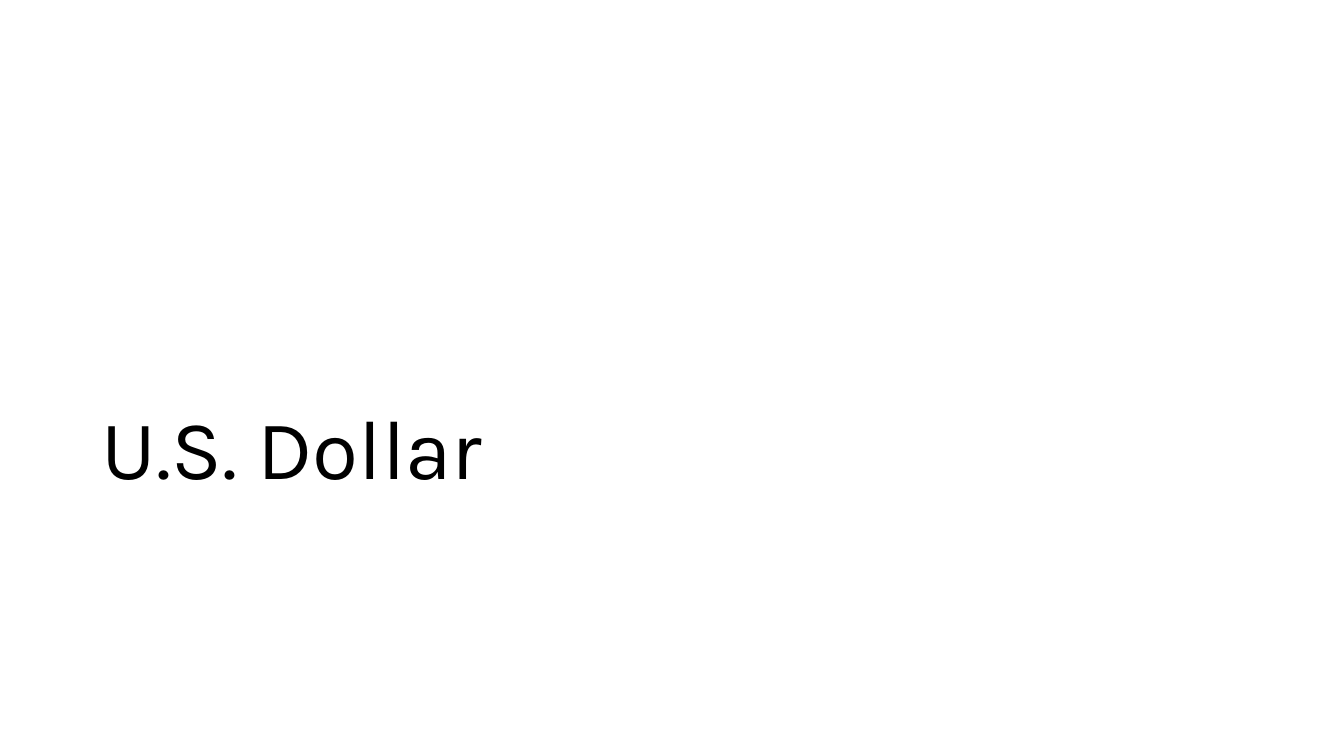
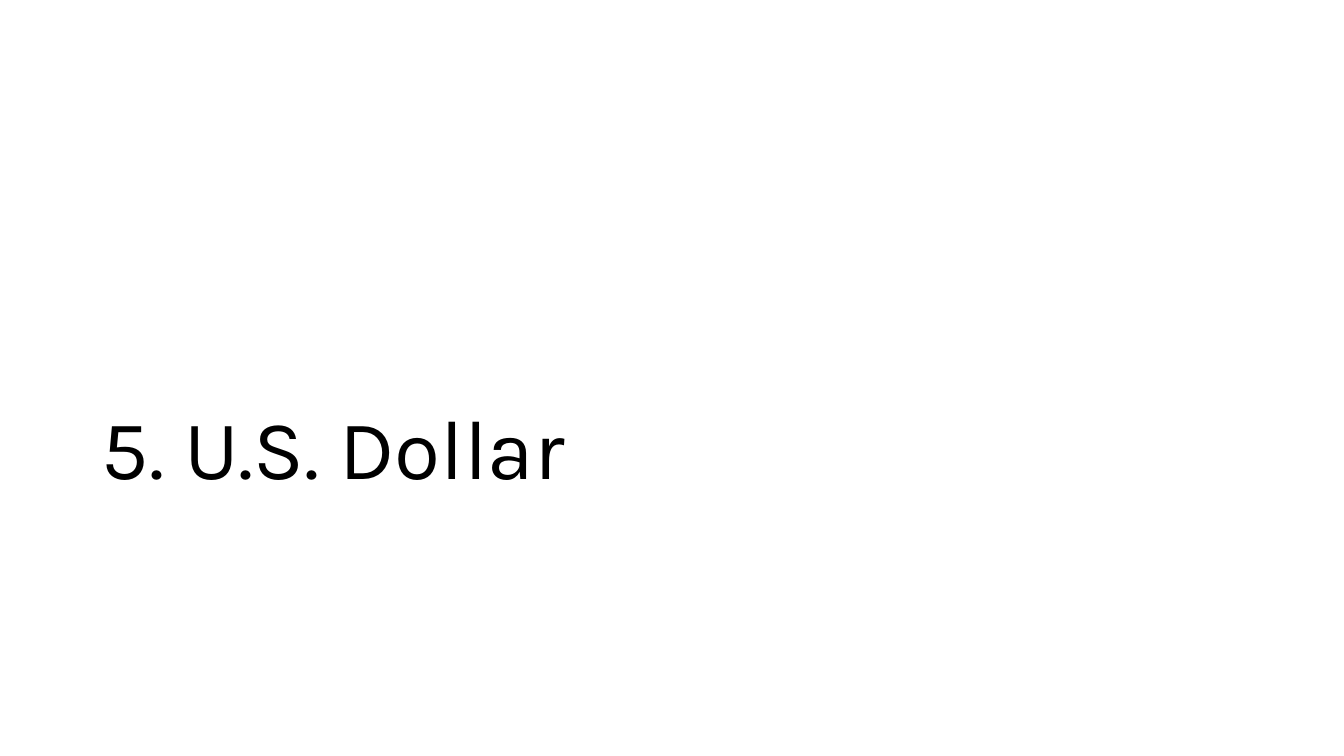
Before and after one commit to mahdi-ghafarian/time-series, a slide deck: slide 21 of borderland/1-cadusd/Presentation/CADUSD.pptx (slide 20 before the commit). Drawn at 1344x756 pixels with LibreOffice and Linux fonts; fonts in the diff are those of the drawing. Boxes give left, top, right and bottom in pixels: in the first picture for what was removed or moved away, otherwise in the second. Text is boxed around its words. In the diff, an @@ line names an element or a change of style, - is before the commit and + after.

```diff
--- a/borderland/1-cadusd/Presentation/CADUSD.pptx
+++ b/borderland/1-cadusd/Presentation/CADUSD.pptx
@@ title at box(102, 421, 564, 480): text changed @@
-U.S. Dollar
+5. U.S. Dollar
```
Also in this commit, not shown: 5 other slides changed, 1 slide added, 2 other files.
